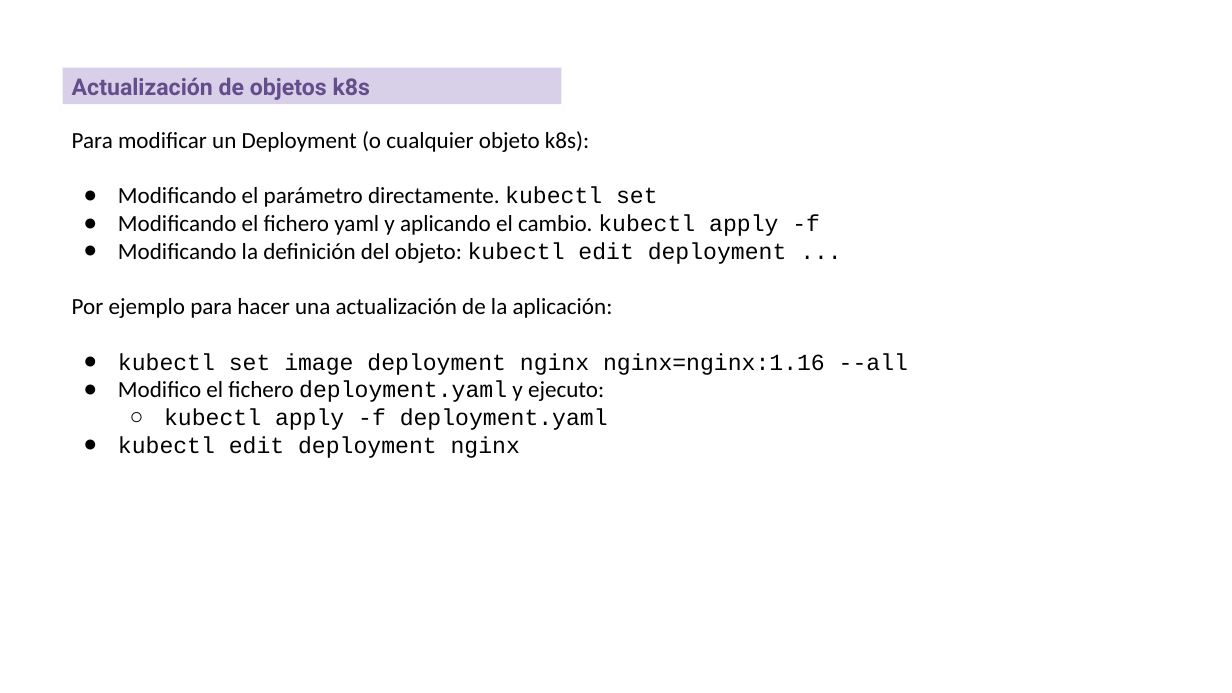
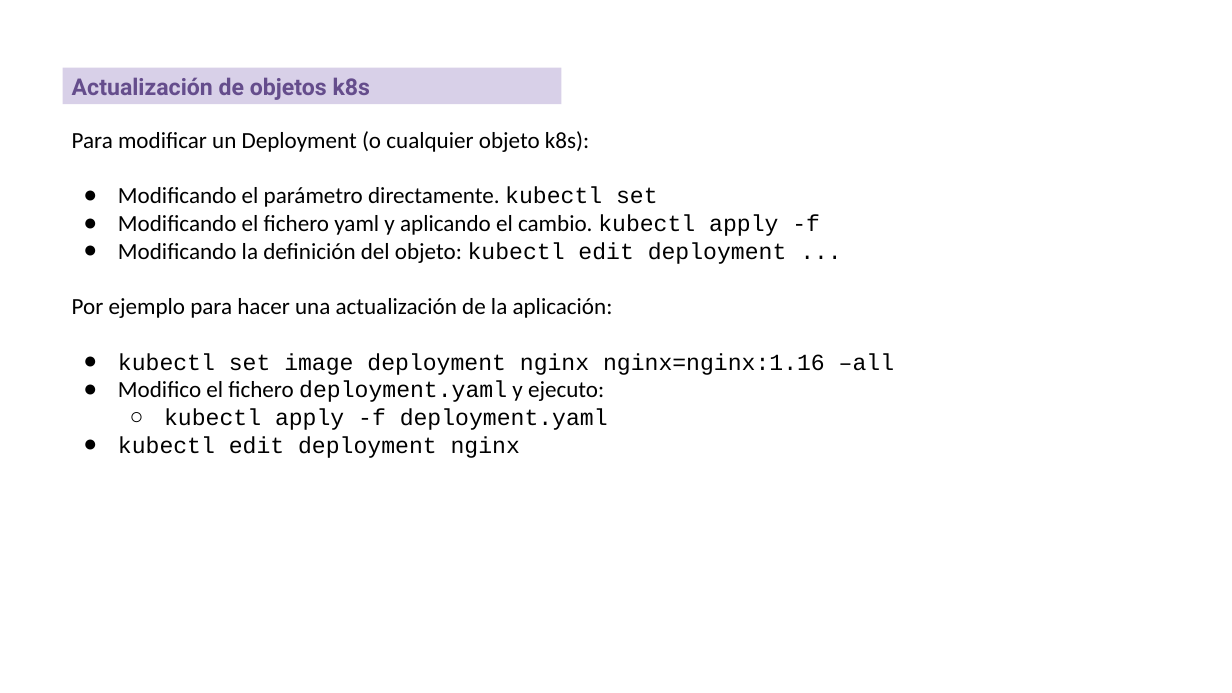
Before and after one commit to iesgn/curso_kubernetes_2020, a slide deck: slide 18 of unidad2/presentacion_sesion2.odp. Drawn at 1232x693 pixels with LibreOffice and Linux fonts; fonts in the diff are those of the drawing. Boxes give left, top, right and bottom in pixels: in the first picture for what was removed or moved away, otherwise in the second. Text is boxed around its words. In the diff, an @@ line names an element or a change of style, - is before the commit and + after.

```diff
--- a/unidad2/presentacion_sesion2.odp
+++ b/unidad2/presentacion_sesion2.odp
@@ text at bbox=[118, 353, 894, 375]: text changed @@
-● kubectl set image deployment nginx nginx=nginx:1.16 --all
+● kubectl set image deployment nginx nginx=nginx:1.16 –all
```
Also in this commit, not shown: 1 other file.
